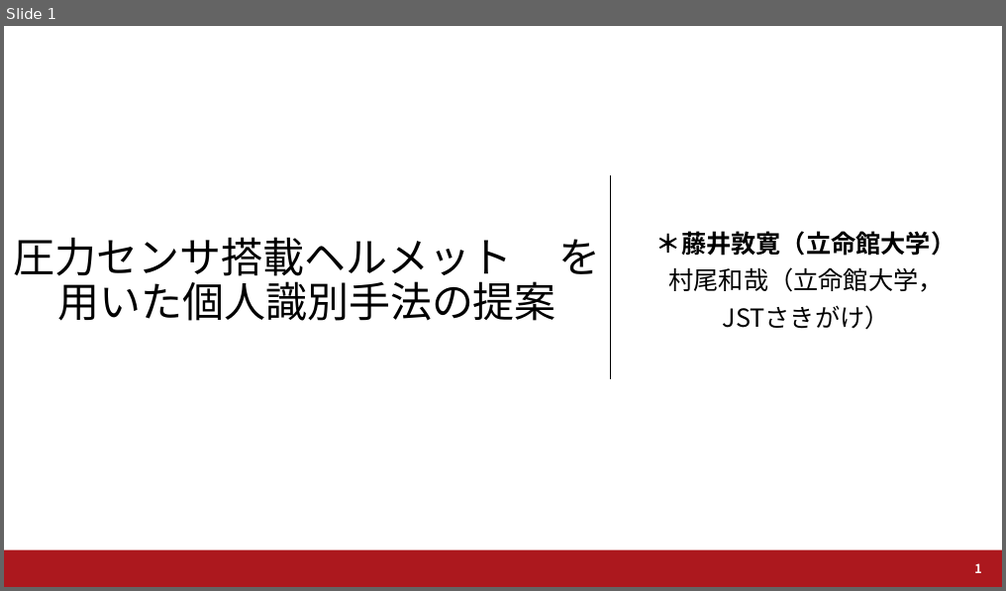
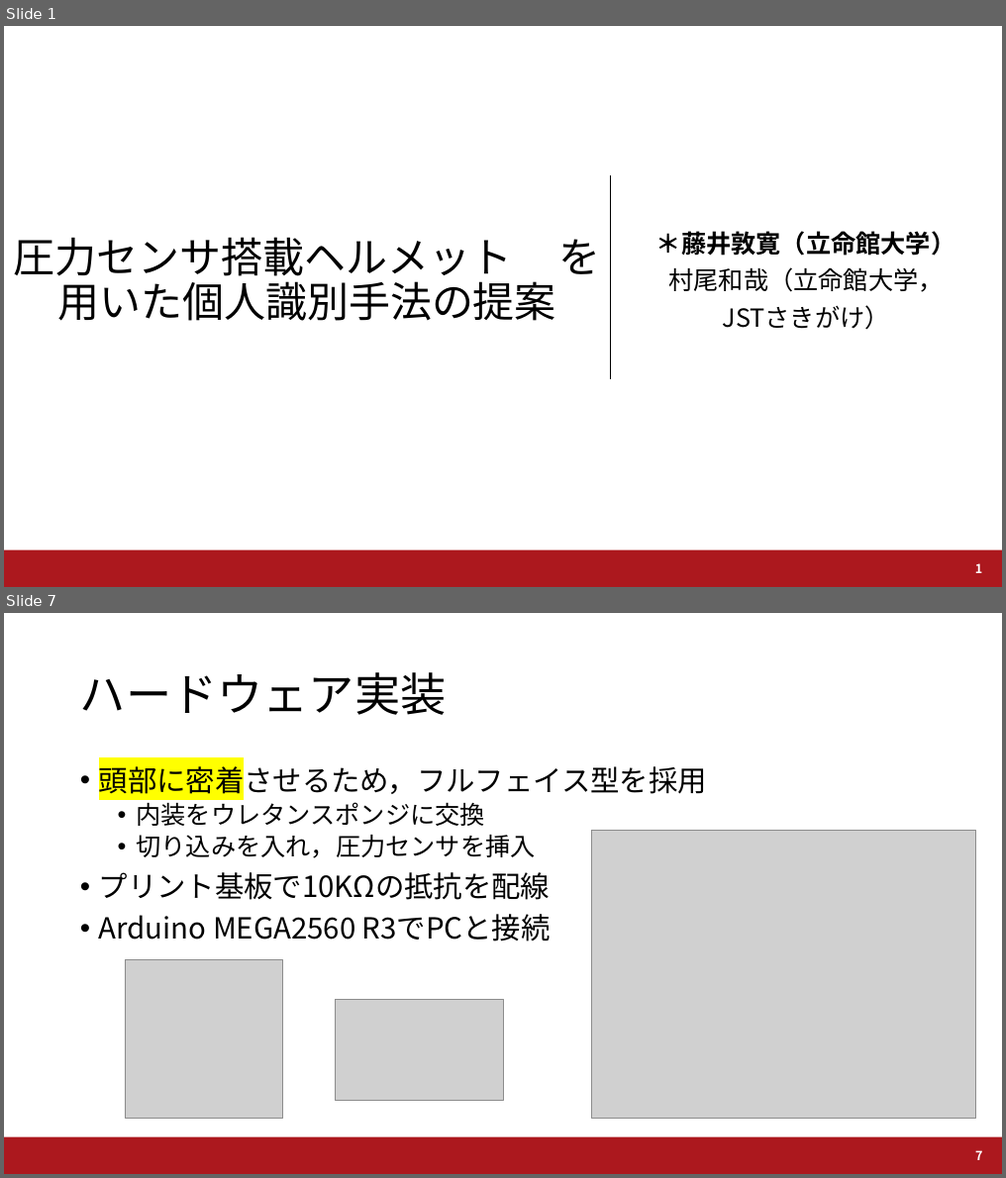
Before and after one commit to a2h1r0/lab, a slide deck: UWW2019/UWW2019_Fujii.pptx. Shown one above the other, each under a label of ours: slide 1 before the commit, slides 1 and 7 after it; the slides between them are not shown. The pictures are 1006x591 and 1006x1178 pixels, drawn with LibreOffice and Linux fonts; fonts in the diff are those of the drawing; grey boxes stand for pictures; background and template pictures are left out. Boxes give left, top, right and bottom in pixels: in the first picture for what was removed or moved away, otherwise in the second. Text is boxed around its words. In the diff, an @@ line names an element or a change of style, - is before the commit and + after.

```diff
--- a/UWW2019/UWW2019_Fujii.pptx
+++ b/UWW2019/UWW2019_Fujii.pptx
@@ slide 7 added at bbox=[4, 613, 1002, 1174], background #FFFFFF; not listed: 1 template element that a slide beside it also shows @@
@@ title added at bbox=[80, 672, 447, 715], 44 pt, text #000000 @@
+ハードウェア実装
@@ text added at bbox=[99, 761, 707, 942], 28 pt, text #000000 @@
+• 頭部に密着させるため，フルフェイス型を採用
+  • 内装をウレタンスポンジに交換
+  • 切り込みを入れ，圧力センサを挿入
+• プリント基板で10KΩの抵抗を配線
+• Arduino MEGA2560 R3でPCと接続
@@ picture added at bbox=[592, 830, 976, 1119] @@
@@ picture added at bbox=[125, 960, 283, 1119] @@
@@ picture added at bbox=[335, 1000, 503, 1100] @@
@@ page number added at bbox=[975, 1151, 982, 1160], 12 pt, text #FFFFFF, bold @@
+7
```
Also in this commit, not shown: 4 slides changed, 4 other slides added, 10 other files.
